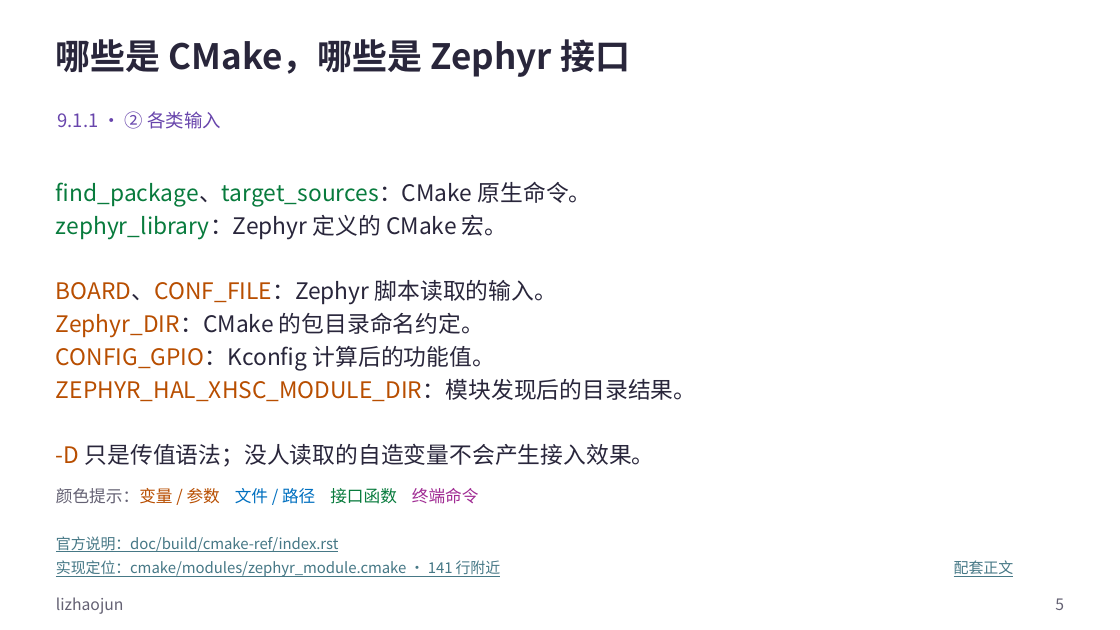
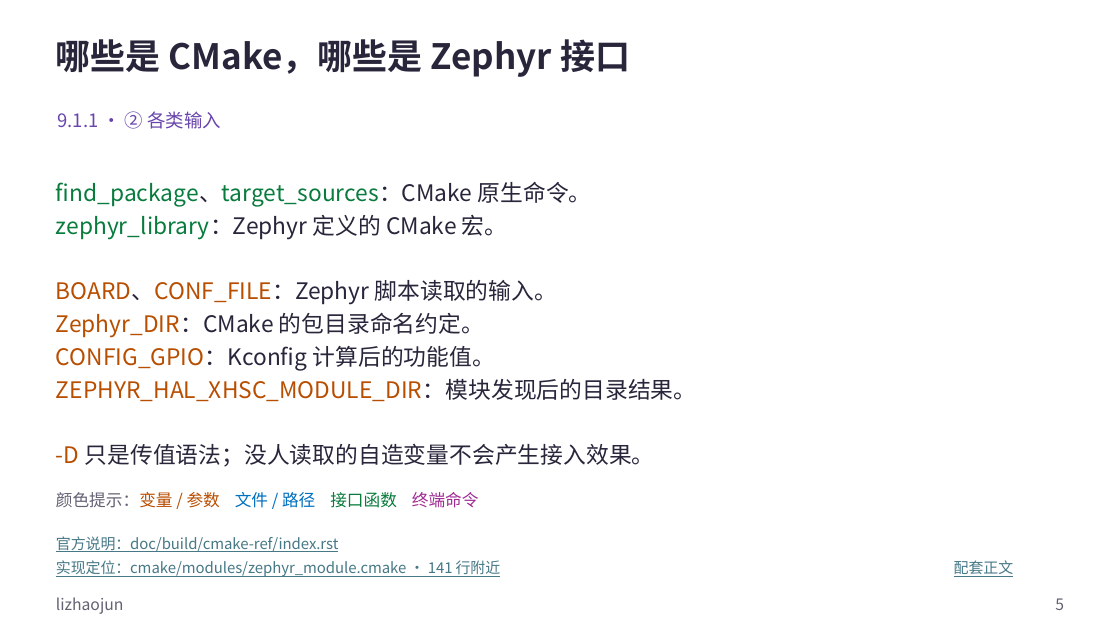
Before and after one commit to FormingSystem/zephyr_hc32f4a0, a slide deck: slide 5 of learning/P01_zephyr_make_project/slides/P009_Zephyr的CMake输入与依赖发现_Windows.pptx. Drawn at 1120x630 pixels with LibreOffice and Linux fonts; fonts in the diff are those of the drawing. Boxes give left, top, right and bottom in pixels: in the first picture for what was removed or moved away, otherwise in the second. Text is boxed around its words. In the diff, an @@ line names an element or a change of style, - is before the commit and + after.

Commit message:
content(learning/cmake-inputs): 统一输入发现文稿的接口与路径配色
- 按上下文区分 CMake 目录、查找函数和 Zephyr 输入变量，使 SDK 与源码模块的发现链更容易对应。
- 正式 PPT 与可重建原生源同步，保留封面、媒体、批注和非正文页脚署名。

```diff
--- a/learning/P01_zephyr_make_project/slides/P009_Zephyr的CMake输入与依赖发现_Windows.pptx
+++ b/learning/P01_zephyr_make_project/slides/P009_Zephyr的CMake输入与依赖发现_Windows.pptx
@@ text "颜色提示：变量 / 参数 文件 / ..." at <box>56,492,479,508</box>: line spacing 1 to 1.2 @@
```
Also in this commit, not shown: 3 other slides changed, 23 other files.
